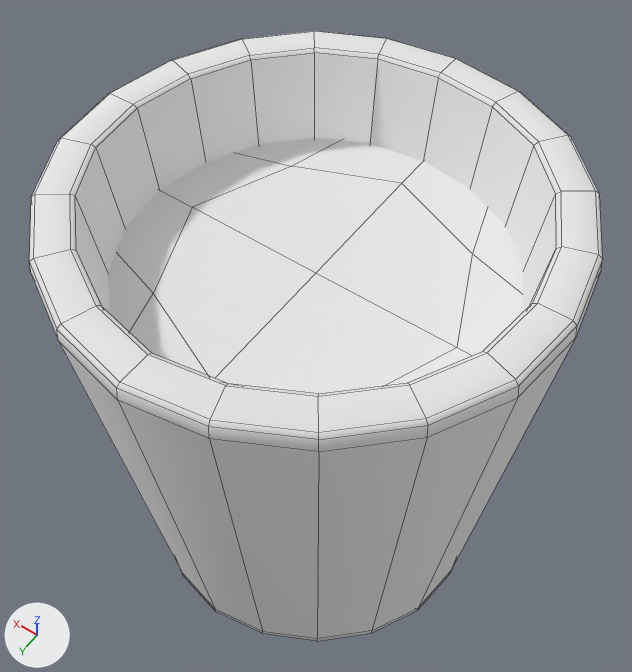
Two versions of the Blender file AssetsSource/Podarok_02.blend, one commit apart.
Rendered twice from a 50 mm lens placed at (-0.147, 0.206, 0.354), pointed at (0.009, -0.013, 0.011). The axes (+X, +Y, +Z) are drawn at lower left. The lights are the same throughout. Mesh edges are drawn as thin lines. The same objects are shown in both versions, whatever each file hides.

The first picture shows 'Cup'.
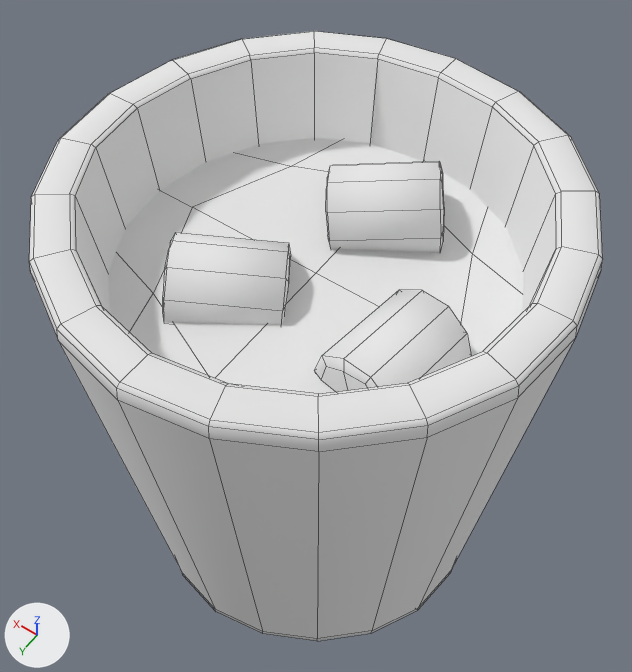
Patch to the scene script:
```diff
--- a/AssetsSource/Podarok_02.blend.py
+++ b/AssetsSource/Podarok_02.blend.py
@@ mat_cup @@
+mat_cup = diffuse_material('Cup')
+mat_cup.base_color = (0.8, 0.8, 0.8)  # white #e7e7e7
@@ me_cylinder @@
 # used by ob_cup; location = (0.0, 0.0, 0.0)
-me_cylinder.from_pydata(...)  # 267 vertices, 256 faces; spans x -0.111..0.111, y -0.111..0.112, z -0.124..0.12
+me_cylinder.from_pydata(...)  # 393 vertices, 376 faces; spans x -0.111..0.111, y -0.111..0.112, z -0.124..0.12
+# me_cylinder part 1: a new loose piece of 42 vertices spanning x -0.005..0.057, y -0.003..0.058, z 0.052..0.097, in mat_marshmellow (white #e7e7e7)
+# me_cylinder part 2: a new loose piece of 42 vertices spanning x -0.077..-0.03, y -0.005..0.048, z 0.053..0.095, in mat_marshmellow (white #e7e7e7)
+# me_cylinder part 3: a new loose piece of 42 vertices spanning x -0.038..0.024, y -0.074..-0.014, z 0.059..0.105, in mat_marshmellow (white #e7e7e7)
 me_cylinder.materials.append(mat_kakao)
+me_cylinder.materials.append(mat_cup)  # white #e7e7e7
+me_cylinder.materials.append(mat_marshmellow)  # white #e7e7e7
```

Where the change shows, as pixel boxes [x1, y1, x2, y2] in the pictures (632 x 672 px):
part 1 of me_cylinder, added
    after: [163, 232, 291, 325]
part 2 of me_cylinder, added
    after: [314, 290, 471, 392]
part 3 of me_cylinder, added
    after: [326, 161, 444, 253]
